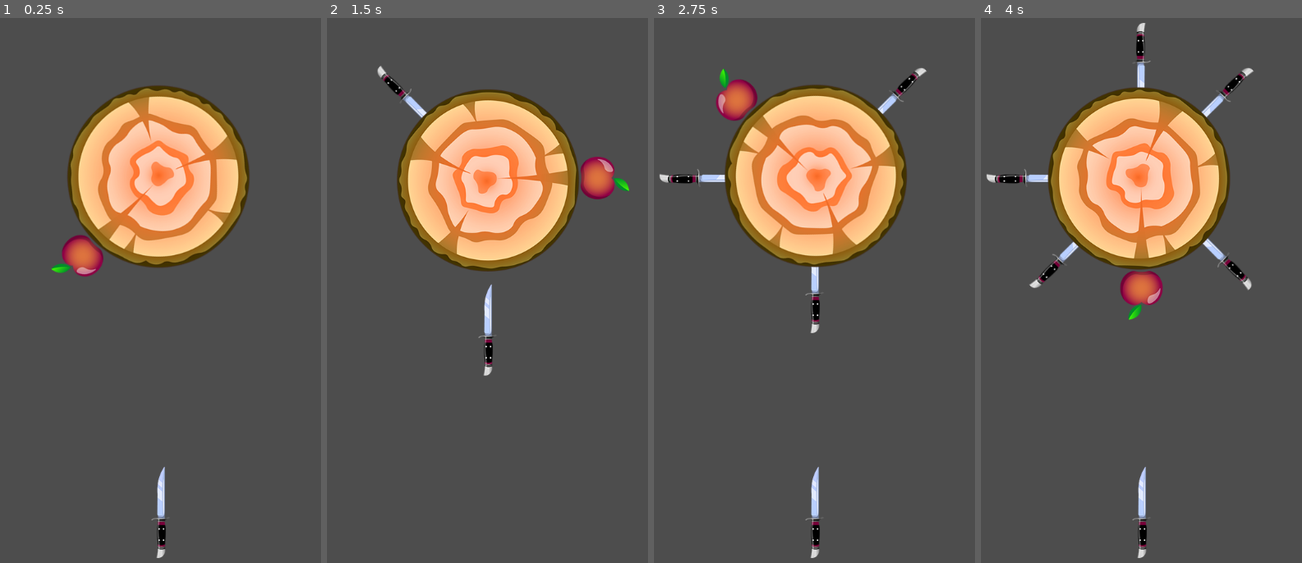
Above: before the commit, frames 1-4 (left to right).
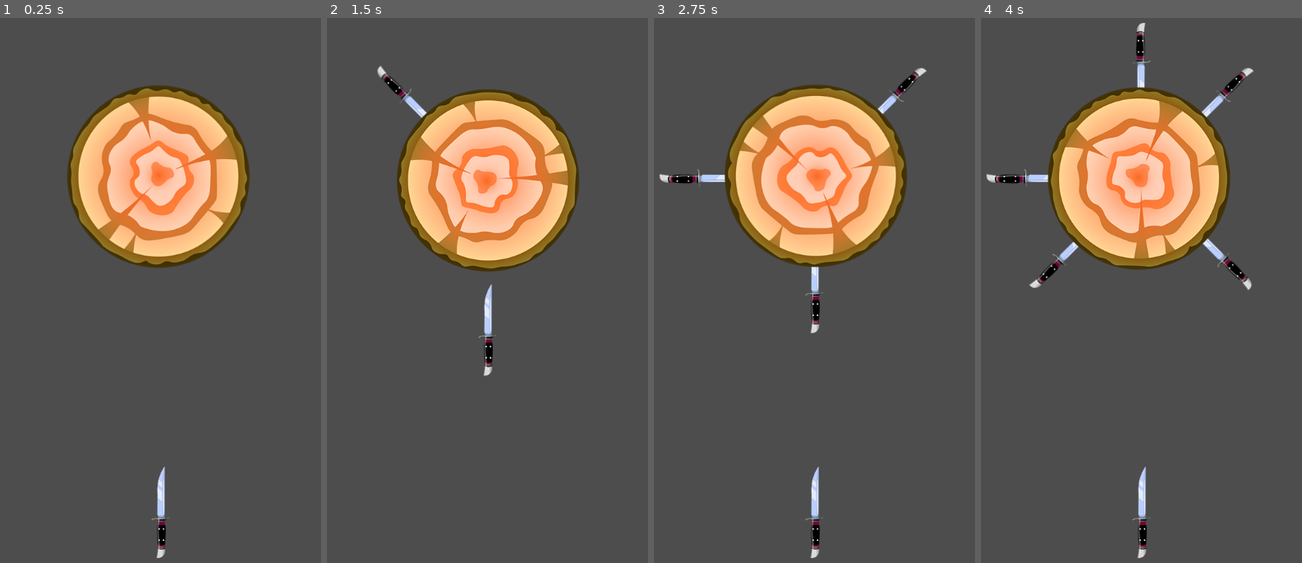
Above: after the commit, the same moments.

Repository: Merkucios/KnifeHit_GD
Game: Godot game, scene res://scenes/game/game.tscn
Two runs of this game, one before a commit and one after it. Both use one fixed random seed, a clock stepped at 60 frames per second and the inputs below.
Inputs (mouse positions are in pixels of both pictures, inside the frame that each line leads up to):
- Up to frame 1 (0.25 s): no input
- Up to frame 2 (1.5 s): move the mouse to (583, 236) at 0.52 s; click (583, 236) at 0.67 s; move the mouse to (400, 301) at 1.27 s; click (400, 301) at 1.42 s
- Up to frame 3 (2.75 s): move the mouse to (859, 127) at 2.02 s; click (859, 127) at 2.17 s
- Up to frame 4 (4 s): move the mouse to (1119, 399) at 2.77 s; click (1119, 399) at 2.92 s; move the mouse to (1273, 366) at 3.52 s; click (1273, 366) at 3.67 s

The runs differ from the first frame. In frame 1, 0.8% of the frame differs, in the area x 15-33%, y 39-48%; in frame 2, 0.8%; in frame 3, 0.8%; in frame 4, 0.8%.
Error after the commit: Invalid call. Nonexistent function 'instance' in base 'PackedScene'. (res://elements/targets/target/target.gd:52)

Commit message:
Lesson 3

Diff:
--- /dev/null
+++ b/core/globals.gd
@@ -0,0 +1,6 @@
+extends Node
+
+var rng = RandomNumberGenerator.new()
+
+func _ready():
+	rng.randomize()
--- a/elements/apple/apple.gd
+++ b/elements/apple/apple.gd
@@ -1,8 +1,15 @@
 extends Node2D
 
+# Создаем переменную с именем is_hited (попали ли по яблоку)
+# и устанавливаем ее в значение "ложь" (False)
 var is_hited = false
 
+# Функция _on_area_2d_body_entered() срабатывает,
+# когда другой объект входит в область 2D (нож врезается в яблоко)
 func _on_area_2d_body_entered(body):
+	# Проверяем, если попали по объекту
 	if not is_hited:
+		# Устанавливаем is_hited в значение "правда" (True)
 		is_hited = true
+		# А затем освобождаем (удаляем) этот объект из игры (яблоко)
 		queue_free()
--- a/elements/knife/knife.gd
+++ b/elements/knife/knife.gd
@@ -1,26 +1,37 @@
 extends CharacterBody2D
 
+# Переменная, указывающая, летит ли нож в данный момент
+var is_flying = false
 
-var is_flying = false
+# Скорость полета ножа
 var speed = 4500.0
 
 func _physics_process(delta : float):
 	if is_flying:
+		# Перемещаем нож вверх с заданной скоростью
 		var collision = move_and_collide(speed * delta * Vector2.UP)
 		if collision:
+			# Если произошло столкновение, обрабатываем его
 			handle_collision(collision)
 
+# Начинаем полет ножа
 func throw():
 	is_flying = true
 
 func handle_collision(collision : KinematicCollision2D):
 	var collider = collision.get_collider()
 	if collider is Target:
+		# Если столкнулись с целью, добавляем нож к цели
 		add_knife_to_target(collider)
+		 # Прекращаем полет ножа
 		is_flying = false
 
 func add_knife_to_target(target : Target):
+	# Удаляем нож из родительского узла
 	get_parent().remove_child(self)
+	# Позиционируем нож относительно цели
 	global_position = Target.KNIFE_POSITION
+	# Сбрасываем вращение ножа
 	rotation = 0
+	# Добавляем нож к цели с учетом ее вращения
 	target.add_object_with_pivot(self, -target.rotation)
--- a/elements/knife_shooter/knife_shooter.gd
+++ b/elements/knife_shooter/knife_shooter.gd
@@ -1,19 +1,25 @@
 extends Node2D
 
+# Предварительная загрузка сцены ножа
 var knife_scene = preload("res://elements/knife/knife.tscn")
-
+# Ссылка на узел ножа
 @onready var knife = $Knife
+# Ссылка на узел таймера
 @onready var timer = $Timer
 
 func create_new_knife():
+	# Создаем новый нож из предзагруженной сцены
 	knife = knife_scene.instantiate()
+	# Добавляем нож в качестве дочернего узла
 	add_child(knife)
 
 func _input(event : InputEvent):
 	if event is InputEventScreenTouch and event.is_pressed() and timer.time_left <= 0:
+		# Если произошло касание экрана и таймер истек, бросаем нож
 		knife.throw()
+		# Запускаем таймер
 		timer.start()
 
-
 func _on_timer_timeout():
+	# При истечении времени таймера создаем новый нож
 	create_new_knife()
--- a/elements/targets/target/target.gd
+++ b/elements/targets/target/target.gd
@@ -1,17 +1,83 @@
 extends CharacterBody2D
 class_name Target
 
+# Ограничение на количество попыток генерации
+const GENERATION_LIMIT = 10
+
+# Позиция, куда будет прикреплен нож к цели
 const KNIFE_POSITION = Vector2(0, 180)
 
+# Позиция, куда будет прикреплено яблоко к цели
+const APPLE_POSITION = Vector2(0, 176)
+# Маржа для размещения объектов вокруг цели
+const OBJECT_MARGIN = PI / 6
+
+# Сцена для ножа и яблока
+var knife_scene : PackedScene = load("res://elements/knife/knife.tscn")
+var apple_scene : PackedScene = load("res://elements/apple/apple.tscn")
+
+# Скорость вращения цели
 var speed = PI
 
+# Ссылка на контейнер объектов в цели
 @onready var items_container = $ItemsContainer
 
+func _ready():
+	# Добавление объектов по умолчанию при инициализации сцены
+	add_default_items(1, 4)
+
 func _physics_process(delta : float):
+	# Поворот цели с заданной скоростью
 	rotation += speed * delta
 
 func add_object_with_pivot(object : Node2D, object_rotation : float):
+	# Создание узла-поворота для прикрепления объекта
 	var pivot = Node2D.new()
+	# Установка поворота для узла-поворота
 	pivot.rotation = object_rotation
+	# Добавление объекта к узлу-повороту
 	pivot.add_child(object)
+	# Добавление узла-поворота в контейнер объектов цели
 	items_container.add_child(pivot)
+
+func add_default_items(knives : int , apples : int):
+	var occupied_rotations = []
+	for i in range(knives):
+		# Генерация свободного случайного поворота для ножа
+		var pivot_rotation = get_free_random_rotation(occupied_rotations)
+		if pivot_rotation == null:
+			return
+		occupied_rotations.append(pivot_rotation)
+		# Создание экземпляра сцены ножа и его позиционирование
+		var knife = knife_scene.instance()
+		knife.position = KNIFE_POSITION
+		# Прикрепление ножа к цели с сгенерированным поворотом
+		add_object_with_pivot(knife, pivot_rotation)
+
+	for i in range(apples):
+		# Генерация свободного случайного поворота для яблока
+		var pivot_rotation = get_free_random_rotation(occupied_rotations)
+		if pivot_rotation == null:
+			return
+		occupied_rotations.append(pivot_rotation)
+		# Создание экземпляра сцены яблока и его позиционирование
+		var apple = apple_scene.instance()
+		apple.position = APPLE_POSITION
+		# Прикрепление яблока к цели с сгенерированным поворотом
+		add_object_with_pivot(apple, pivot_rotation)
+
+func get_free_random_rotation(occupied_rotations : Array, generation_attempts = 0):
+	if generation_attempts >= GENERATION_LIMIT:
+		return null
+
+	# Генерация случайного поворота в диапазоне от 0 до 2 * PI
+	var random_rotation = Globals.rng.randf_range(0, PI * 2)
+
+	for occupied in occupied_rotations:
+		# Проверка на конфликт существующих занятых объектов
+		if random_rotation <= occupied + OBJECT_MARGIN / 2.0 and random_rotation >= occupied - OBJECT_MARGIN / 2.0:
+			# Если конфликт существует, рекурсивная попытка снова сгенерировать поворот
+			return get_free_random_rotation(occupied_rotations, generation_attempts + 1)
+
+	# Если конфликт не существует, возвращается сгенерированный поворот
+	return random_rotation
--- a/elements/targets/target/target.tscn
+++ b/elements/targets/target/target.tscn
@@ -1,8 +1,7 @@
-[gd_scene load_steps=5 format=3 uid="uid://bi54m1nuitbkx"]
+[gd_scene load_steps=4 format=3 uid="uid://bi54m1nuitbkx"]
 
 [ext_resource type="Script" path="res://elements/targets/target/target.gd" id="1_8jela"]
 [ext_resource type="Texture2D" uid="uid://cy61tdinvfpay" path="res://assets/target1.png" id="1_cpdu7"]
-[ext_resource type="PackedScene" uid="uid://dox7p8tsm6q5k" path="res://elements/apple/apple.tscn" id="3_mljj2"]
 
 [sub_resource type="CircleShape2D" id="CircleShape2D_3ocao"]
 radius = 120.0
@@ -22,6 +21,3 @@
 
 [node name="ItemsContainer" type="Node2D" parent="."]
 show_behind_parent = true
-
-[node name="Apple" parent="ItemsContainer" instance=ExtResource("3_mljj2")]
-position = Vector2(0, 180)
--- a/project.godot
+++ b/project.godot
@@ -14,6 +14,10 @@
 run/main_scene="res://scenes/game/game.tscn"
 config/features=PackedStringArray("4.2", "Mobile")
 config/icon="res://assets/target5.png"
+
+[autoload]
+
+Globals="*res://core/globals.gd"
 
 [display]
 
